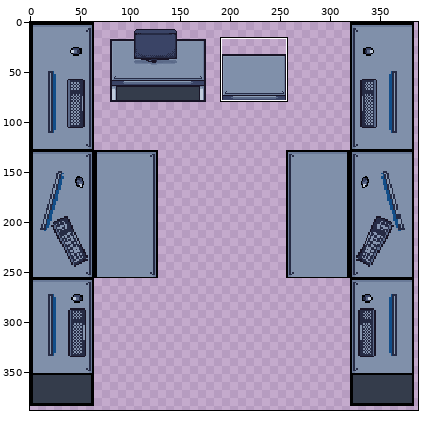
One commit to this sprite sheet: assets/sprites/tilesets/side-desk.png. Above: a wide view before the commit, with the close-up outlined.
Close-up. Earlier state:
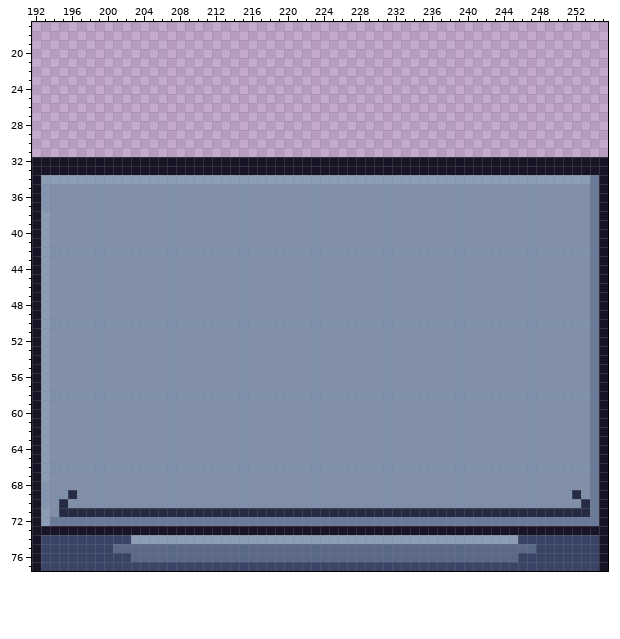
The file is 413x437 pixels. Colours within 5 levels of each other are drawn and written as one. Shown: x 192..255, y 17..77. The wide view leaves out empty margins.
Now the later version:
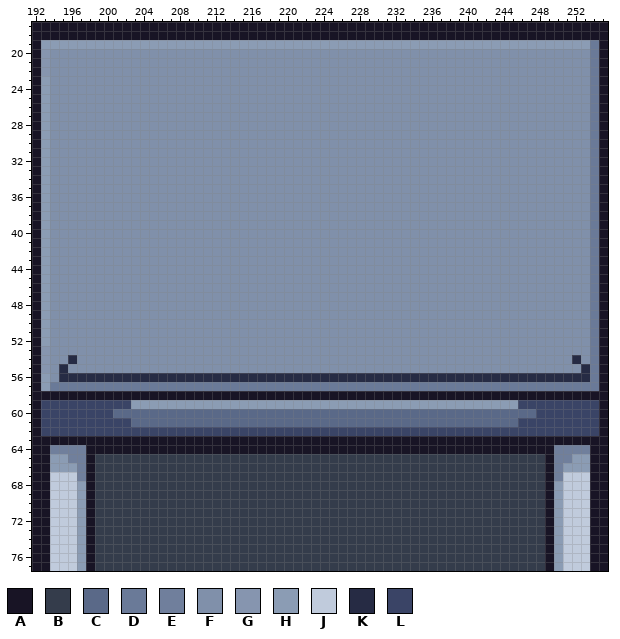
Palette (. is transparent): A #181425  B #343c4b  C #5a6988  D #6a7a98  E #707f9c  F #8090aa  G #8695af  H #8b9cb4  J #c0cbdc  K #262b44  L #3a4466
The author wrote: Fix front desk to have legs
Edits made:
Changed rows in their new state; - is an unchanged pixel.
first column x 192:
17 AAAAAAAAAAAAAAAAAAAAAAAAAAAAAAAAAAAAAAAAAAAAAAAAAAAAAAAAAAAAAAAA
18 AAAAAAAAAAAAAAAAAAAAAAAAAAAAAAAAAAAAAAAAAAAAAAAAAAAAAAAAAAAAAAAA
19 AHHHHHHHHHHHHHHHHHHHHHHHHHHHHHHHHHHHHHHHHHHHHHHHHHHHHHHHHHHHHHDA
20 AGFFFFFFFFFFFFFFFFFFFFFFFFFFFFFFFFFFFFFFFFFFFFFFFFFFFFFFFFFFFFDA
21 AGFFFFFFFFFFFFFFFFFFFFFFFFFFFFFFFFFFFFFFFFFFFFFFFFFFFFFFFFFFFFDA
22 AGFFFFFFFFFFFFFFFFFFFFFFFFFFFFFFFFFFFFFFFFFFFFFFFFFFFFFFFFFFFFDA
23 AHFFFFFFFFFFFFFFFFFFFFFFFFFFFFFFFFFFFFFFFFFFFFFFFFFFFFFFFFFFFFDA
24 AHFFFFFFFFFFFFFFFFFFFFFFFFFFFFFFFFFFFFFFFFFFFFFFFFFFFFFFFFFFFFDA
25 AHFFFFFFFFFFFFFFFFFFFFFFFFFFFFFFFFFFFFFFFFFFFFFFFFFFFFFFFFFFFFDA
26 AHFFFFFFFFFFFFFFFFFFFFFFFFFFFFFFFFFFFFFFFFFFFFFFFFFFFFFFFFFFFFDA
27 AHFFFFFFFFFFFFFFFFFFFFFFFFFFFFFFFFFFFFFFFFFFFFFFFFFFFFFFFFFFFFDA
28 AHFFFFFFFFFFFFFFFFFFFFFFFFFFFFFFFFFFFFFFFFFFFFFFFFFFFFFFFFFFFFDA
29 AHFFFFFFFFFFFFFFFFFFFFFFFFFFFFFFFFFFFFFFFFFFFFFFFFFFFFFFFFFFFFDA
30 AHFFFFFFFFFFFFFFFFFFFFFFFFFFFFFFFFFFFFFFFFFFFFFFFFFFFFFFFFFFFFDA
31 AHFFFFFFFFFFFFFFFFFFFFFFFFFFFFFFFFFFFFFFFFFFFFFFFFFFFFFFFFFFFFDA
32 -HFFFFFFFFFFFFFFFFFFFFFFFFFFFFFFFFFFFFFFFFFFFFFFFFFFFFFFFFFFFFD-
33 -HFFFFFFFFFFFFFFFFFFFFFFFFFFFFFFFFFFFFFFFFFFFFFFFFFFFFFFFFFFFFD-
34 --FFFFFFFFFFFFFFFFFFFFFFFFFFFFFFFFFFFFFFFFFFFFFFFFFFFFFFFFFFFF--
35 -H--------------------------------------------------------------
36 -H--------------------------------------------------------------
37 -H--------------------------------------------------------------
first column x 193:
53 G-------------------------------------------------------------
54 G--K-------------------------------------------------------K--
55 G-K---------------------------------------------------------K-
56 --KKKKKKKKKKKKKKKKKKKKKKKKKKKKKKKKKKKKKKKKKKKKKKKKKKKKKKKKKKK-
57 -DDDDDDDDDDDDDDDDDDDDDDDDDDDDDDDDDDDDDDDDDDDDDDDDDDDDDDDDDDDD-
58 AAAAAAAAAAAAAAAAAAAAAAAAAAAAAAAAAAAAAAAAAAAAAAAAAAAAAAAAAAAAAA
59 LLLLLLLLLLHHHHHHHHHHHHHHHHHHHHHHHHHHHHHHHHHHHHHHHHHHHLLLLLLLLL
60 LLLLLLLLCCCCCCCCCCCCCCCCCCCCCCCCCCCCCCCCCCCCCCCCCCCCCCCLLLLLLL
61 LLLLLLLLLLCCCCCCCCCCCCCCCCCCCCCCCCCCCCCCCCCCCCCCCCCCCLLLLLLLLL
62 LLLLLLLLLLLLLLLLLLLLLLLLLLLLLLLLLLLLLLLLLLLLLLLLLLLLLLLLLLLLLL
63 AAAAAAAAAAAAAAAAAAAAAAAAAAAAAAAAAAAAAAAAAAAAAAAAAAAAAAAAAAAAAA
64 AEEEEAAAAAAAAAAAAAAAAAAAAAAAAAAAAAAAAAAAAAAAAAAAAAAAAAAAAEEEEA
65 AHHEEABBBBBBBBBBBBBBBBBBBBBBBBBBBBBBBBBBBBBBBBBBBBBBBBBBAEEHHA
66 AHHHEABBBBBBBBBBBBBBBBBBBBBBBBBBBBBBBBBBBBBBBBBBBBBBBBBBAEHHHA
67 AJJJEABBBBBBBBBBBBBBBBBBBBBBBBBBBBBBBBBBBBBBBBBBBBBBBBBBAEJJJA
68 AJJJHABBBBBBBBBBBBBBBBBBBBBBBBBBBBBBBBBBBBBBBBBBBBBBBBBBAHJJJA
69 AJJJHABBBBBBBBBBBBBBBBBBBBBBBBBBBBBBBBBBBBBBBBBBBBBBBBBBAHJJJA
70 AJJJHABBBBBBBBBBBBBBBBBBBBBBBBBBBBBBBBBBBBBBBBBBBBBBBBBBAHJJJA
71 AJJJHABBBBBBBBBBBBBBBBBBBBBBBBBBBBBBBBBBBBBBBBBBBBBBBBBBAHJJJA
72 AJJJHABBBBBBBBBBBBBBBBBBBBBBBBBBBBBBBBBBBBBBBBBBBBBBBBBBAHJJJA
73 -JJJH-BBBBBBBBBBBBBBBBBBBBBBBBBBBBBBBBBBBBBBBBBBBBBBBBBB-HJJJ-
74 AJJJHABBBBBBBBBBBBBBBBBBBBBBBBBBBBBBBBBBBBBBBBBBBBBBBBBBAHJJJA
75 AJJJHABBBBBBBBBBBBBBBBBBBBBBBBBBBBBBBBBBBBBBBBBBBBBBBBBBAHJJJA
76 AJJJHABBBBBBBBBBBBBBBBBBBBBBBBBBBBBBBBBBBBBBBBBBBBBBBBBBAHJJJA
77 AJJJHABBBBBBBBBBBBBBBBBBBBBBBBBBBBBBBBBBBBBBBBBBBBBBBBBBAHJJJA
Pixel boxes of the changes (left, top, right, bottom) in both close-ups:
changed: (32, 22, 608, 211)
changed: (41, 346, 599, 571)
